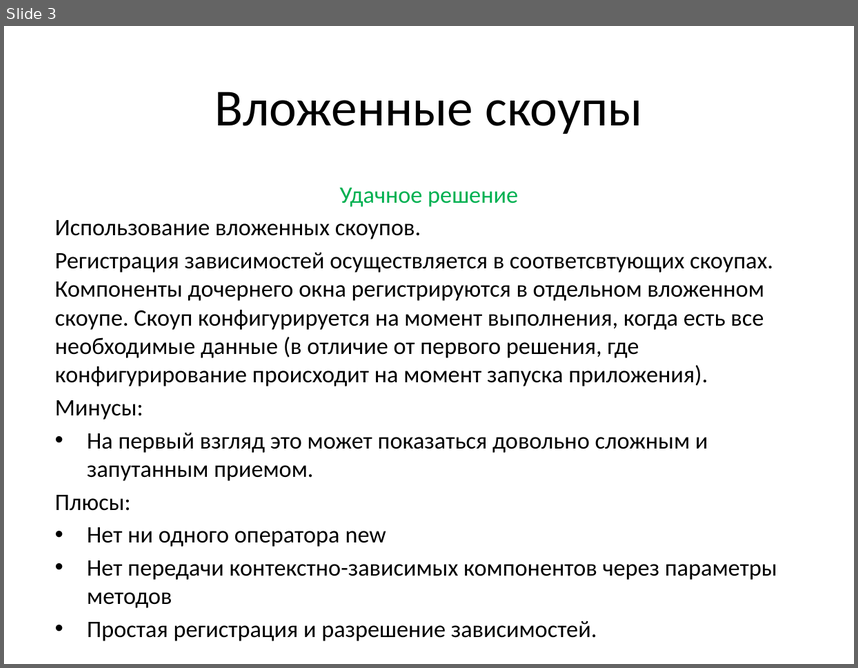
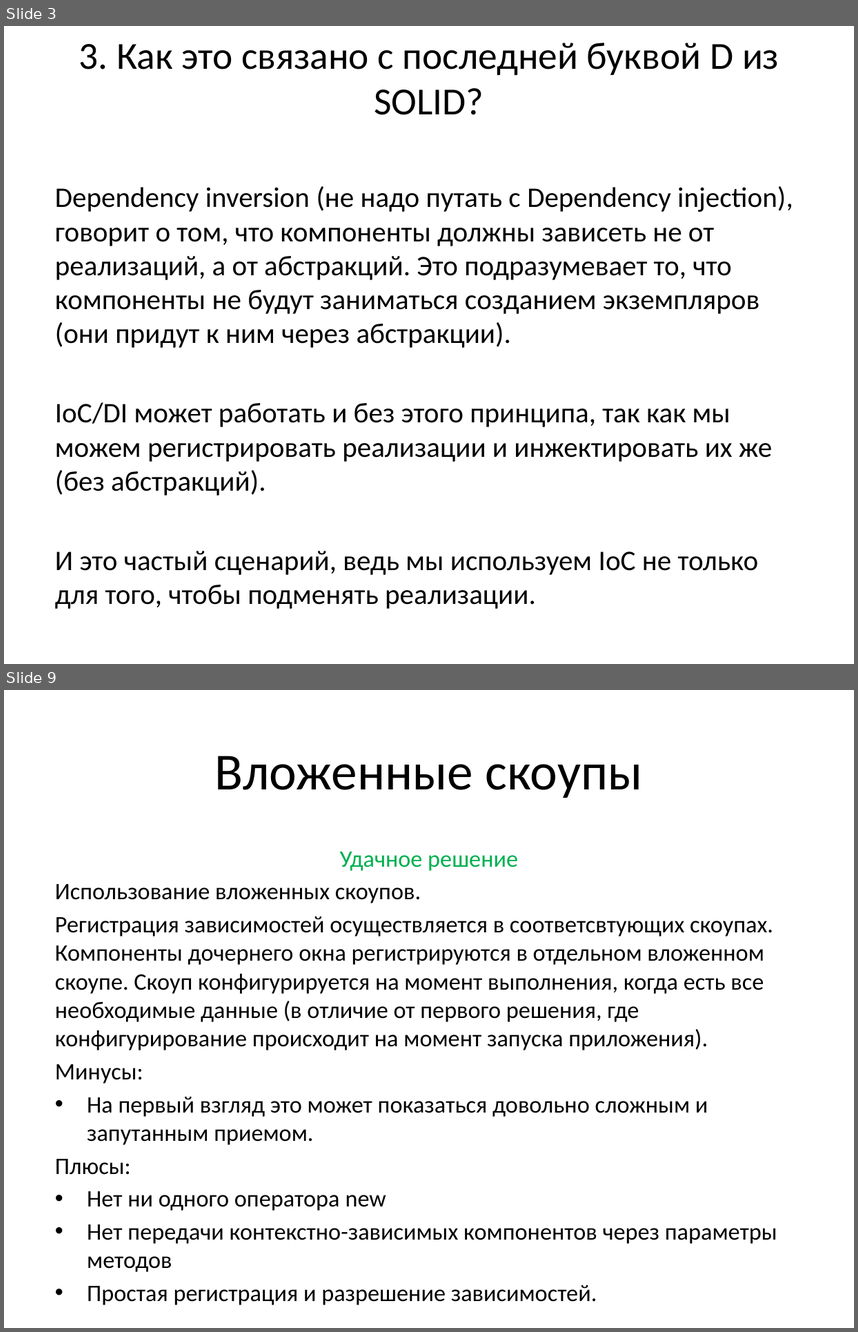
Before and after one commit to efimilya/AutofacPresentation, a slide deck: Slides.pptx. Shown one above the other, each under a label of ours: slide 3 before the commit, slides 3 and 9 after it; the slides between them are not shown. The pictures are 858x668 and 858x1332 pixels, drawn with LibreOffice and Linux fonts; fonts in the diff are those of the drawing. Boxes give left, top, right and bottom in pixels: in the first picture for what was removed or moved away, otherwise in the second. Text is boxed around its words. In the diff, an @@ line names an element or a change of style, - is before the commit and + after.

```diff
--- a/Slides.pptx
+++ b/Slides.pptx
@@ slide 3 added at <box>4,26,854,664</box>, background #FFFFFF @@
@@ title added at <box>79,43,779,115</box>, 32.4 pt, text #000000 @@
+3. Как это связано с последней буквой D из SOLID?
@@ text added at <box>55,186,793,608</box>, 24 pt, text #000000 @@
+Dependency inversion (не надо путать с Dependency injection), говорит о том, что компоненты должны зависеть не от реализаций, а от абстракций. Это подразумевает то, что компоненты не будут заниматься созданием экземпляров (они придут к ним через абстракции).
+IoC/DI может работать и без этого принципа, так как мы можем регистрировать реализации и инжектировать их же (без абстракций).
+И это частый сценарий, ведь мы используем IoC не только для того, чтобы подменять реализации.
@@ what was slide 3 is now slide 9 @@
```
Also in this commit, not shown: 2 slides changed, 5 other slides added, 2 other files.
